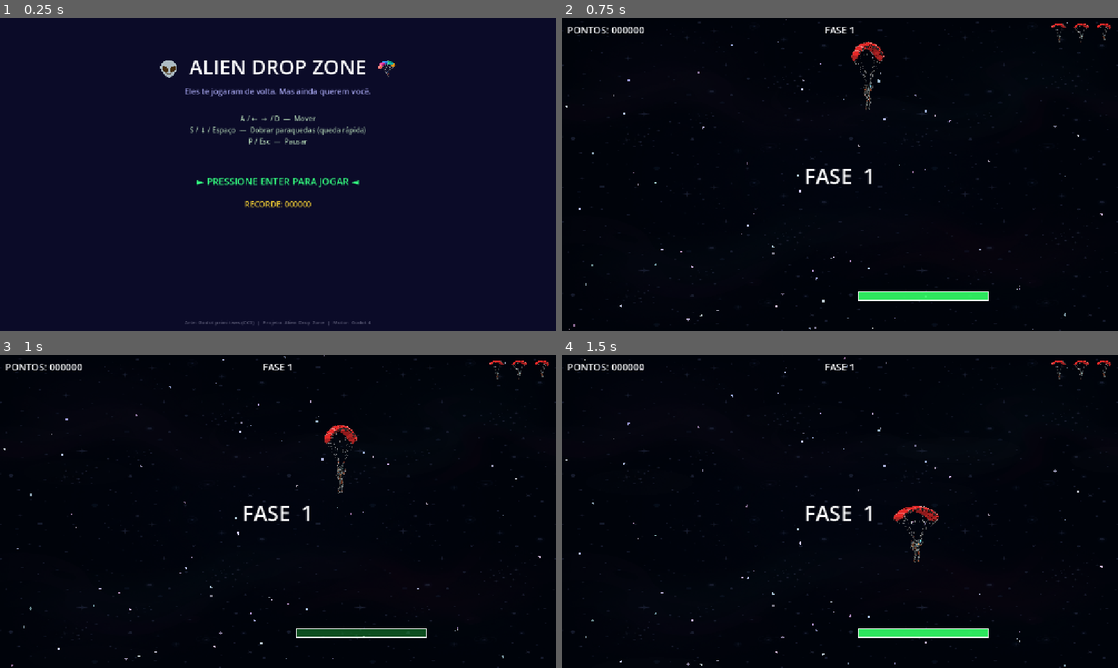
Above: before the commit, frames 1-4 (two rows, left to right).
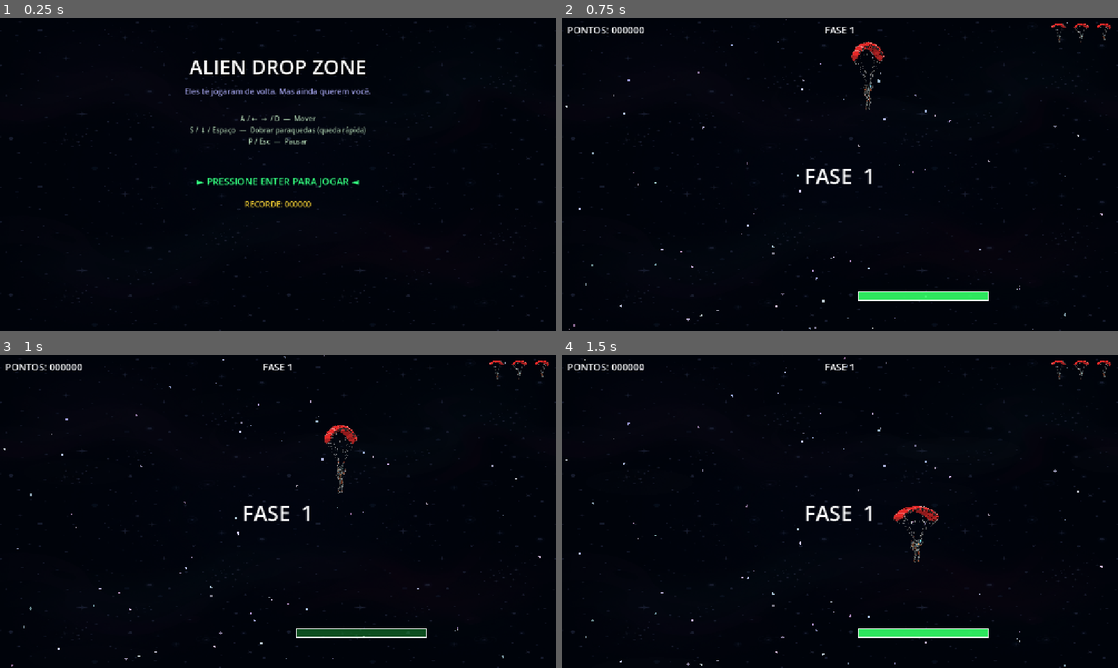
Above: after the commit, the same moments.

Repository: lucascarvalhoUEA/prototipo-jogo-2d-inedito
Game: Godot game, scene res://scenes/menus/TitleScreen.tscn
Two runs of this game, one before a commit and one after it. Both use one fixed random seed, a clock stepped at 60 frames per second and the inputs below.
Inputs:
- Up to frame 1 (0.25 s): no input
- Up to frame 2 (0.75 s): tap Enter (ui_accept) at 0.5 s; hold D (move_right) from 0.53 s (still down); hold S (fold_chute) from 0.53 s (still down)
- Up to frame 3 (1 s): keep holding D (move_right); keep holding S (fold_chute); tap Enter (ui_accept) at 0.77 s
- Up to frame 4 (1.5 s): release D (move_right) at 1.28 s; release S (fold_chute) at 1.28 s; hold A (move_left) from 1.28 s (still down); tap Space at 1.35 s

The runs differ from the first frame. In frame 1, 95% of the frame differs, in the area x 0-100%, y 0-100%; in frame 2, nothing differs; in frame 3, nothing differs; in frame 4, nothing differs.

Commit message:
feat(ui): polish game screens and refine core mechanics visuals
- Overhaul Title and Game Over screens with dynamic space backgrounds, high-res sprites, and text shadows, removing old emojis.

- Refactor landing scoring logic to reward horizontal precision rather than rigid vertical speeds.

- Replace primitive red damage flash rectangle on the parachuter with dynamic sprite tinting.

- Redesign tractor beam visual with a glowing inner core and align it accurately to the Alien Capture ship.

Diff:
--- a/scripts/AlienCapture.gd
+++ b/scripts/AlienCapture.gd
@@ -11,6 +11,12 @@
 func _on_ready() -> void:
 	_setup_sprite()
 	_beam = $TractorBeam as Node2D
+	if _beam:
+		_beam.position = Vector2(0, 22)
+		_beam.beam_width_top = 70.0
+		_beam.beam_width_bottom = 220.0
+		_beam.beam_color = Color(0.6, 0.1, 0.9, 0.25)
+
 	damage_on_contact = true
 	score_value = 250
 
--- a/scripts/Game.gd
+++ b/scripts/Game.gd
@@ -91,17 +91,19 @@
 	spawn_manager.call("stop")
 
 	# Se aterrissar rápido demais (esmagando o botão para baixo), espatifa e perde vida!
-	if landing_speed > 250.0:
+	if landing_speed > 350.0:
 		_handle_life_lost("ESPATIFOU!")
 		return
 
+	var dist: float = abs(player.global_position.x - landing_zone.global_position.x)
 	var bonus: int
-	if landing_speed < 160.0:
+
+	if dist < 45.0:
 		bonus = 500
 		_show_feedback("POUSO PERFEITO! +500", Color.GREEN)
 	else:
 		bonus = 200
-		_show_feedback("POUSO DURO! +200", Color.YELLOW)
+		_show_feedback("POUSO NA BORDA! +200", Color.YELLOW)
 	GameManager.add_score(bonus + PHASE_SCORE_BONUS)
 
 	await get_tree().create_timer(2.0).timeout
--- a/scripts/GameOver.gd
+++ b/scripts/GameOver.gd
@@ -6,12 +6,48 @@
 @onready var final_score_label: Label  = $UILayer/UI/FinalScoreLabel
 @onready var high_score_label: Label   = $UILayer/UI/HighScoreLabel
 @onready var new_record_label: Label   = $UILayer/UI/NewRecordLabel
-
+@onready var bg_rect: ColorRect        = $UILayer/UI/BGRect
+@onready var game_over_label: Label    = $UILayer/UI/GameOverLabel
+@onready var retry_btn: Button         = $UILayer/UI/RetryButton
+@onready var menu_btn: Button          = $UILayer/UI/MenuButton
 
 func _ready() -> void:
+	# Fundo do espaço
+	var bg_tex = Image.new()
+	if bg_tex.load("res://assets/backgrounds/space_bg.png") == OK:
+		var tex_rect = TextureRect.new()
+		tex_rect.texture = ImageTexture.create_from_image(bg_tex)
+		tex_rect.expand_mode = TextureRect.EXPAND_IGNORE_SIZE
+		tex_rect.set_anchors_preset(Control.PRESET_FULL_RECT)
+		tex_rect.modulate = Color(0.12, 0.12, 0.18, 1.0)
+		bg_rect.get_parent().add_child(tex_rect)
+		bg_rect.get_parent().move_child(tex_rect, 0)
+
+		# Overlay escuro em cima do fundo para dar clima de derrota
+		bg_rect.color = Color(0.05, 0.0, 0.1, 0.6)
+
+	# Sombras de texto
+	game_over_label.add_theme_color_override("font_shadow_color", Color(0.3, 0, 0, 1.0))
+	game_over_label.add_theme_constant_override("shadow_offset_x", 4)
+	game_over_label.add_theme_constant_override("shadow_offset_y", 4)
+
 	final_score_label.text = "PONTUAÇÃO FINAL\n%06d" % GameManager.score
 	high_score_label.text  = "RECORDE: %06d" % GameManager.high_score
 	new_record_label.visible = (GameManager.score > 0 and GameManager.score >= GameManager.high_score)
+
+	# Limpar Emojis
+	retry_btn.text = "TENTAR NOVAMENTE"
+	menu_btn.text = "MENU PRINCIPAL"
+
+	# Arte na tela de Game Over
+	var spr = Sprite2D.new()
+	var img = Image.new()
+	if img.load("res://assets/sprites/alien_capture.png") == OK:
+		img.generate_mipmaps()
+		spr.texture = ImageTexture.create_from_image(img)
+	spr.scale = Vector2(0.2, 0.2)
+	spr.position = Vector2(get_viewport_rect().size.x / 2.0, 240)
+	$UILayer/UI.add_child(spr)
 
 	# Animação de entrada: fade in
 	modulate.a = 0.0
--- a/scripts/Parachuter.gd
+++ b/scripts/Parachuter.gd
@@ -41,6 +41,8 @@
 func _ready() -> void:
 	_setup_sprite()
 	_update_sprite()
+	if damage_flash:
+		damage_flash.queue_free()
 	invincibility_timer.timeout.connect(_on_invincibility_timer_timeout)
 
 func _setup_sprite() -> void:
@@ -145,9 +147,10 @@
 
 
 func _flash_damage() -> void:
-	damage_flash.visible = true
+	var original_modulate = modulate
+	modulate = Color(1, 0.2, 0.2, 1.0) # Tint red
 	await get_tree().create_timer(0.12).timeout
-	damage_flash.visible = false
+	modulate = original_modulate
 
 
 func _start_invincibility() -> void:
--- a/scripts/TitleScreen.gd
+++ b/scripts/TitleScreen.gd
@@ -6,21 +6,58 @@
 @onready var ufo_sprite: Node2D      = $UFOSprite
 @onready var start_label: Label      = $UILayer/UI/StartLabel
 @onready var high_score_label: Label = $UILayer/UI/HighScoreLabel
+@onready var title_label: Label      = $UILayer/UI/TitleLabel
+@onready var bg_rect: ColorRect      = $UILayer/UI/BGRect
+@onready var credits_label: Label    = $UILayer/UI/CreditsLabel
 
 var _ufo_timer: float = 0.0
 var _blink_timer: float = 0.0
 var _blink_on: bool = true
 
+func _ready() -> void:
+	# Ocultar o texto cinza na parte inferior
+	if credits_label:
+		credits_label.visible = false
 
-func _ready() -> void:
+	# Remover emojis do título e adicionar sombra
+	title_label.text = "ALIEN DROP ZONE"
+	title_label.add_theme_color_override("font_shadow_color", Color(0, 0, 0, 0.8))
+	title_label.add_theme_constant_override("shadow_offset_x", 3)
+	title_label.add_theme_constant_override("shadow_offset_y", 3)
+
+	# Fundo do espaço
+	var bg_tex = Image.new()
+	if bg_tex.load("res://assets/backgrounds/space_bg.png") == OK:
+		var tex_rect = TextureRect.new()
+		tex_rect.texture = ImageTexture.create_from_image(bg_tex)
+		tex_rect.expand_mode = TextureRect.EXPAND_IGNORE_SIZE
+		tex_rect.set_anchors_preset(Control.PRESET_FULL_RECT)
+		tex_rect.modulate = Color(0.12, 0.12, 0.18, 1.0)
+		bg_rect.get_parent().add_child(tex_rect)
+		bg_rect.get_parent().move_child(tex_rect, 0)
+		bg_rect.queue_free()
+
+	# Substituir polígonos por arte HD
+	for child in ufo_sprite.get_children():
+		child.queue_free()
+
+	var spr = Sprite2D.new()
+	var img = Image.new()
+	if img.load("res://assets/sprites/alien_shooter.png") == OK:
+		img.generate_mipmaps()
+		spr.texture = ImageTexture.create_from_image(img)
+	spr.scale = Vector2(0.16, 0.16)
+	ufo_sprite.add_child(spr)
+
 	high_score_label.text = "RECORDE: %06d" % GameManager.high_score
-	# Anima o UFO cruzando a tela da esquerda para a direita em loop
+
+	# Anima o UFO cruzando a tela
 	var screen_w: float = get_viewport_rect().size.x
 	var tween := create_tween().set_loops()
 	tween.tween_property(ufo_sprite, "position:x",
 		screen_w + 120.0, 4.0).set_ease(Tween.EASE_IN_OUT).set_trans(Tween.TRANS_SINE)
 	tween.tween_property(ufo_sprite, "position:x",
-		-120.0, 0.0)  # reset instantâneo
+		-120.0, 0.0)
 
 
 func _process(delta: float) -> void:
--- a/scripts/TractorBeam.gd
+++ b/scripts/TractorBeam.gd
@@ -60,9 +60,18 @@
 		Vector2(-beam_width_bottom * 0.5, beam_length)
 	])
 	draw_colored_polygon(points, beam_color)
-	draw_polyline(points + PackedVector2Array([points[0]]),
-		Color(0.6, 1.0, 1.0, 0.7), 2.0)
 
+	var inner_points := PackedVector2Array([
+		Vector2(-beam_width_top * 0.2, 0),
+		Vector2(beam_width_top * 0.2, 0),
+		Vector2(beam_width_bottom * 0.2, beam_length),
+		Vector2(-beam_width_bottom * 0.2, beam_length)
+	])
+	var core_color = beam_color
+	core_color.s *= 0.5
+	core_color.v = 1.0
+	core_color.a += 0.2
+	draw_colored_polygon(inner_points, core_color)
 
 func _exit_tree() -> void:
 	if _player_inside:
